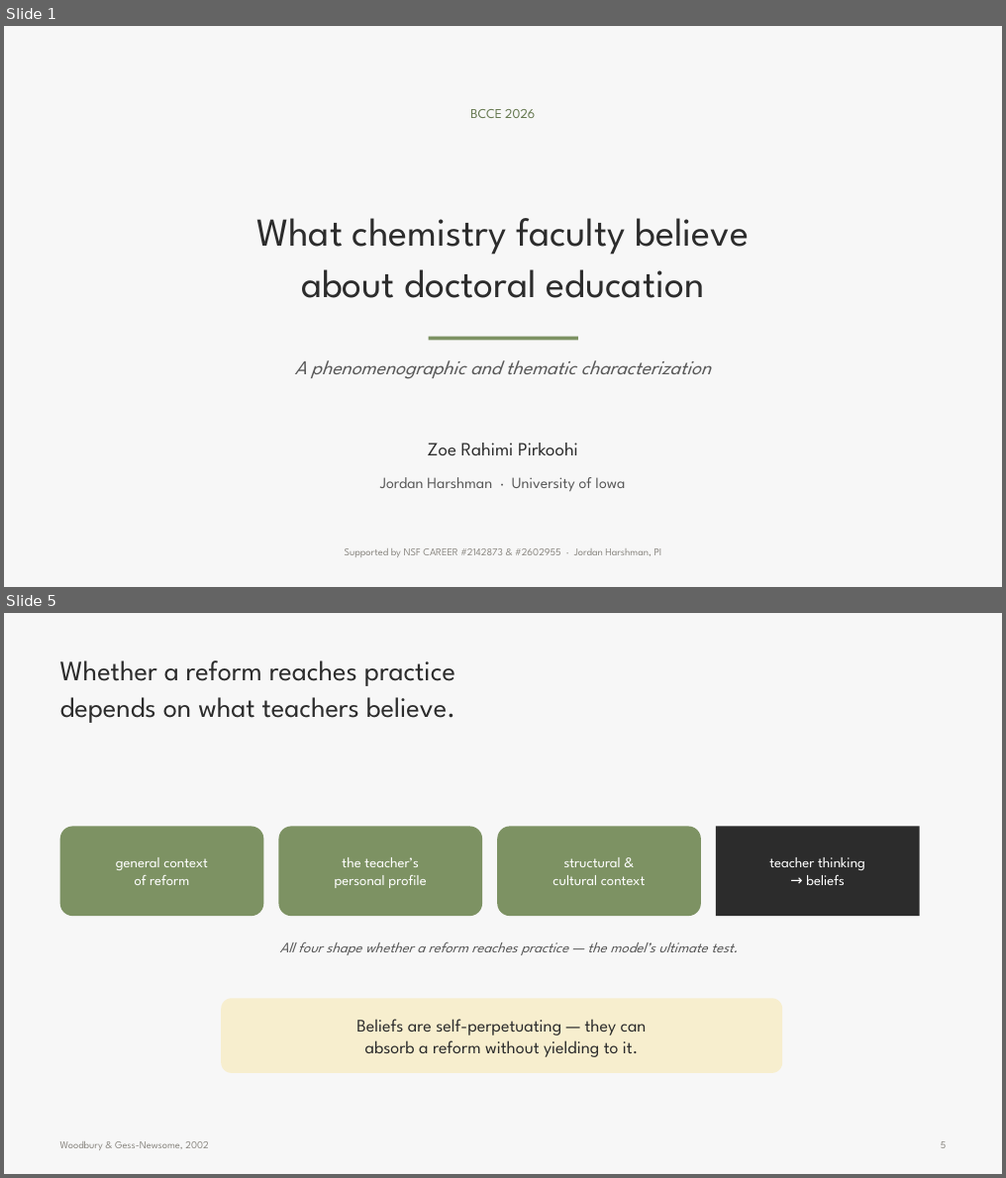
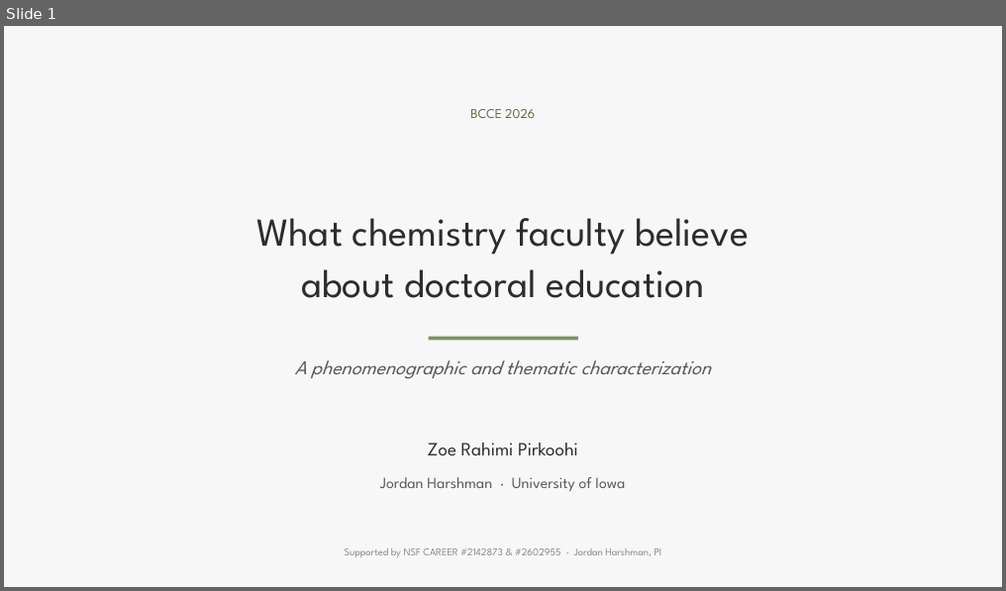
Before and after one commit to 7ahra/resnet_exploration, a slide deck: bcce_2026_faculty_beliefs/BCCE2026_faculty_beliefs.pptx. Shown one above the other, each under a label of ours: slides 1 and 5 before the commit, slide 1 after it; the slides between them are not shown. The pictures are 1006x1178 and 1006x591 pixels, drawn with LibreOffice and Linux fonts; fonts in the diff are those of the drawing; background and template pictures are left out. Boxes give left, top, right and bottom in pixels: in the first picture for what was removed or moved away, otherwise in the second. Text is boxed around its words. In the diff, an @@ line names an element or a change of style, - is before the commit and + after.

```diff
--- a/bcce_2026_faculty_beliefs/BCCE2026_faculty_beliefs.pptx
+++ b/bcce_2026_faculty_beliefs/BCCE2026_faculty_beliefs.pptx
@@ slide 5 removed at (x1=4, y1=613, x2=1002, y2=1174), background picture (left out) @@
@@ rectangle removed at (x1=4, y1=613, x2=1002, y2=1174) @@
@@ text removed at (x1=60, y1=661, x2=455, y2=723) @@
-Whether a reform reaches practice
-depends on what teachers believe.
@@ rounded rectangle removed at (x1=60, y1=827, x2=263, y2=916) @@
@@ rounded rectangle removed at (x1=279, y1=827, x2=482, y2=916) @@
@@ rounded rectangle removed at (x1=497, y1=827, x2=701, y2=916) @@
@@ rectangle removed at (x1=716, y1=827, x2=920, y2=916) @@
@@ text removed at (x1=116, y1=858, x2=208, y2=885) @@
-general context
-of reform
@@ text removed at (x1=335, y1=858, x2=426, y2=888) @@
-the teacher’s
-personal profile
@@ text removed at (x1=552, y1=858, x2=646, y2=885) @@
-structural &
-cultural context
@@ text removed at (x1=769, y1=858, x2=865, y2=885) @@
-teacher thinking
-→ beliefs
@@ text removed at (x1=280, y1=943, x2=738, y2=956) @@
-All four shape whether a reform reaches practice — the model’s ultimate test.
@@ rounded rectangle removed at (x1=221, y1=998, x2=782, y2=1073) @@
@@ text removed at (x1=356, y1=1019, x2=647, y2=1058) @@
-Beliefs are self-perpetuating — they can
-absorb a reform without yielding to it.
@@ text removed at (x1=60, y1=1142, x2=208, y2=1151) @@
-Woodbury & Gess-Newsome, 2002
@@ text removed at (x1=941, y1=1142, x2=946, y2=1149) @@
-5
```
Also in this commit, not shown: 9 other slides changed, 5 slides added, 5 other slides removed, 3 other files.
